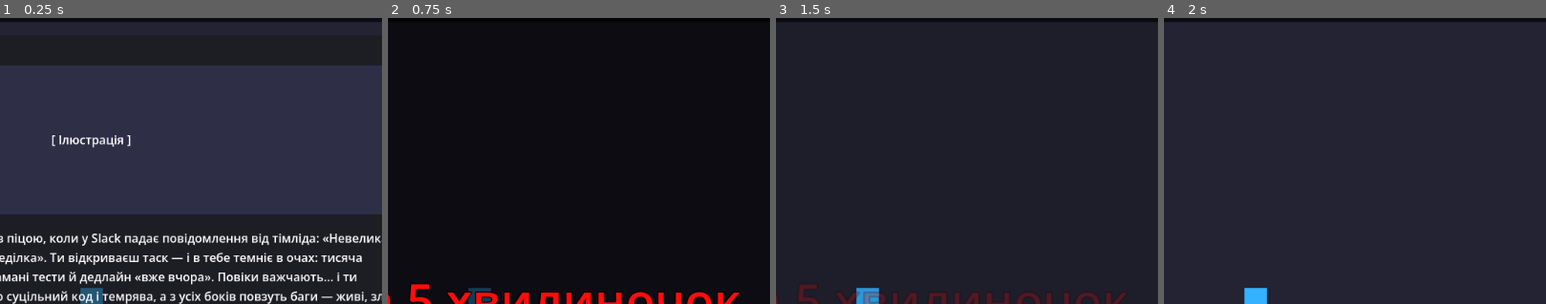
Above: before the commit, frames 1-4 (left to right).
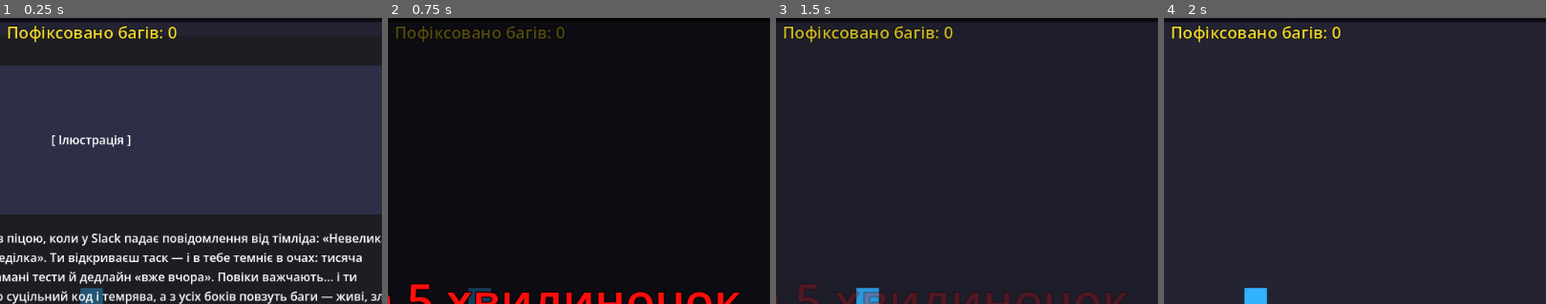
Above: after the commit, the same moments.

Repository: kodlon/DEVvsBUGS
Game: Godot game, scene res://scenes/main.tscn
The game is run twice, just before and just after one commit, with the same random seed, the same clock (stepped at 60 frames per second) and the same inputs.
Inputs:
- Up to frame 1 (0.25 s): no input
- Up to frame 2 (0.75 s): click "▶ ПОЧАТИ ГРУ" at 0.5 s
- Up to frame 3 (1.5 s): click "⏸" at 1.25 s
- Up to frame 4 (2 s): no input
The pictures show only the part of the screen within x 38-88%, y 1-51%; the shares and areas given below are measured in that part.

The runs differ from the first frame. In frame 1, 1.0% of the frame differs, in the area x 2-47%, y 2-9%; in frame 2, 0.7%; in frame 3, 0.9%; in frame 4, 1.0%.

Commit message:
Added leader board

Diff:
--- a/config/game_config.gd
+++ b/config/game_config.gd
@@ -39,6 +39,7 @@
 		"burnout_min": 5.0, "burnout_max": 7.0,
 		"color": Color(0.85, 0.15, 0.15),
 		"base_scale": 1.0,
+		"score_value": 10,   # масовка, 3-4 постріли
 	},
 	1: {  # Hotfix — швидкий баг
 		"hp_min": 10.0, "hp_max": 15.0,
@@ -46,6 +47,7 @@
 		"burnout_min": 2.0, "burnout_max": 4.0,
 		"color": Color(0.95, 0.45, 0.0),
 		"base_scale": 0.6,
+		"score_value": 15,   # складно влучити, але вмирає швидко
 	},
 	2: {  # Legacy Code — танк-баг
 		"hp_min": 120.0, "hp_max": 160.0,
@@ -53,6 +55,7 @@
 		"burnout_min": 20.0, "burnout_max": 25.0,
 		"color": Color(0.15, 0.45, 0.1),
 		"base_scale": 1.9,
+		"score_value": 50,   # 12-16 пострілів + критична шкода
 	},
 	3: {  # Toxic Reviewer — жук-турелька
 		"hp_min": 40.0, "hp_max": 55.0,
@@ -67,6 +70,7 @@
 		"acid_speed_max": 320.0,
 		"acid_damage_min": 10.0,
 		"acid_damage_max": 15.0,
+		"score_value": 30,   # небезпечний здалеку, 4-6 пострілів
 	},
 	4: {  # Coffee Scarab — жук-ящик
 		"hp_min": 60.0, "hp_max": 80.0,
@@ -78,6 +82,7 @@
 		"wander_change_time": 2.0,
 		"heal_min": 30.0,
 		"heal_max": 40.0,
+		"score_value": 20,   # жертвуєш хілкою заради балів
 	},
 }
 
--- a/scripts/enemy.gd
+++ b/scripts/enemy.gd
@@ -196,6 +196,8 @@
 func take_damage(amount: float) -> void:
 	_health -= amount
 	if _health <= 0.0:
+		get_tree().call_group("score_tracker", "add_score",
+				int(GameConfig.ENEMY_CONFIG[enemy_type].score_value))
 		if enemy_type == TYPE_COFFEE:
 			_drop_health_pickup()
 		queue_free()
--- a/scripts/main.gd
+++ b/scripts/main.gd
@@ -1,20 +1,29 @@
 extends Node2D
 
-@onready var _arena_floor: Polygon2D = $ArenaFloor
-@onready var _burnout_label: Label = $UI/BurnoutLabel
-@onready var _burnout_bar: ProgressBar = $UI/BurnoutBar
-@onready var _game_over_panel: Panel = $UI/GameOverPanel
-@onready var _start_panel: Panel     = $UI/StartPanel
-@onready var _start_button: Button   = $UI/StartPanel/MarginContainer/VBoxContainer/StartButton
-@onready var _pause_button: Button   = $UI/TopBar/PauseButton
-@onready var _restart_button: Button = $UI/TopBar/RestartButton
-@onready var _go_restart: Button     = $UI/GameOverPanel/GOVBox/GORestartButton
+@onready var _arena_floor: Polygon2D     = $ArenaFloor
+@onready var _burnout_label: Label       = $UI/BurnoutLabel
+@onready var _burnout_bar: ProgressBar   = $UI/BurnoutBar
+@onready var _game_over_panel: Panel     = $UI/GameOverPanel
+@onready var _start_panel: Panel         = $UI/StartPanel
+@onready var _start_button: Button       = $UI/StartPanel/MarginContainer/VBoxContainer/StartButton
+@onready var _pause_button: Button       = $UI/TopBar/PauseButton
+@onready var _restart_button: Button     = $UI/TopBar/RestartButton
+@onready var _go_restart: Button         = $UI/GameOverPanel/GOVBox/GORestartButton
+@onready var _go_vbox: VBoxContainer     = $UI/GameOverPanel/GOVBox
 
 var _game_over := false
+
+# Рахунок
+var _score: int = 0
+var _score_label: Label = null
+var _go_score_label: Label = null
+
+# Хвильовий оверлей
 var _wave_overlay_bg: ColorRect = null
 var _wave_label: Label = null
 
 func _ready() -> void:
+	add_to_group("score_tracker")
 	_setup_arena()
 
 	var player = $Player
@@ -42,19 +51,54 @@
 	_start_panel.visible = true
 	get_tree().paused = true
 
-	# Підключаємо хвильовий спавнер
+	# Хвильовий спавнер
 	$Spawner.wave_started.connect(_on_wave_started)
+
+	_setup_score_ui()
 	_setup_wave_overlay()
 
+# ── Score UI ────────────────────────────────────────────────
+
+func _setup_score_ui() -> void:
+	# Лейбл рахунку по центру зверху (in-game)
+	_score_label = Label.new()
+	_score_label.anchor_left   = 0.0
+	_score_label.anchor_right  = 1.0
+	_score_label.anchor_top    = 0.0
+	_score_label.anchor_bottom = 0.0
+	_score_label.offset_top    = 10.0
+	_score_label.offset_bottom = 42.0
+	_score_label.horizontal_alignment = HORIZONTAL_ALIGNMENT_CENTER
+	_score_label.add_theme_font_size_override("font_size", 22)
+	_score_label.add_theme_color_override("font_color", Color(0.95, 0.85, 0.2))
+	_score_label.add_theme_constant_override("outline_size", 3)
+	_score_label.add_theme_color_override("font_outline_color", Color(0.0, 0.0, 0.0))
+	_score_label.text = "Пофіксовано багів: 0"
+	$UI.add_child(_score_label)
+
+	# Лейбл рахунку на екрані Game Over
+	_go_score_label = Label.new()
+	_go_score_label.size_flags_horizontal = Control.SIZE_EXPAND_FILL
+	_go_score_label.horizontal_alignment  = HORIZONTAL_ALIGNMENT_CENTER
+	_go_score_label.add_theme_font_size_override("font_size", 20)
+	_go_score_label.add_theme_color_override("font_color", Color(0.95, 0.85, 0.2))
+	_go_score_label.text = "Ваша пофікшена кількість багів: 0"
+	_go_vbox.add_child(_go_score_label)
+	_go_vbox.move_child(_go_score_label, 2)  # після GOTitle і GOSubtitle
+
+func add_score(amount: int) -> void:
+	_score += amount
+	_score_label.text = "Пофіксовано багів: %d" % _score
+
+# ── Wave overlay ─────────────────────────────────────────────
+
 func _setup_wave_overlay() -> void:
-	# Напівпрозорий фон для анонсу хвилі
 	_wave_overlay_bg = ColorRect.new()
 	_wave_overlay_bg.set_anchors_preset(Control.PRESET_FULL_RECT)
 	_wave_overlay_bg.color = Color(0.0, 0.0, 0.0, 0.65)
 	_wave_overlay_bg.visible = false
 	$UI.add_child(_wave_overlay_bg)
 
-	# Великий червоний текст назви хвилі
 	_wave_label = Label.new()
 	_wave_label.set_anchors_preset(Control.PRESET_FULL_RECT)
 	_wave_label.horizontal_alignment = HORIZONTAL_ALIGNMENT_CENTER
@@ -83,6 +127,8 @@
 		_wave_overlay_bg.visible = false
 	)
 
+# ── Кнопки ───────────────────────────────────────────────────
+
 func _on_start_pressed() -> void:
 	_start_panel.visible = false
 	get_tree().paused = false
@@ -98,6 +144,8 @@
 	get_tree().paused = false
 	get_tree().reload_current_scene()
 
+# ── Арена ────────────────────────────────────────────────────
+
 func _setup_arena() -> void:
 	var offset := GameConfig.get_arena_offset()
 	var w := GameConfig.ARENA_WIDTH
@@ -112,6 +160,8 @@
 
 	$Player.position = offset + Vector2(w / 2.0, h / 2.0)
 
+# ── Колбеки ──────────────────────────────────────────────────
+
 func _on_burnout_changed(current: float, maximum: float) -> void:
 	var pct := current / maximum
 	_burnout_bar.value = pct
@@ -121,6 +171,7 @@
 	if _game_over:
 		return
 	_game_over = true
+	_go_score_label.text = "Ваша пофікшена кількість багів: %d" % _score
 	get_tree().paused = true
 	_game_over_panel.visible = true
 	_pause_button.visible = false
Not shown, changed: CLAUDE TASK.txt
